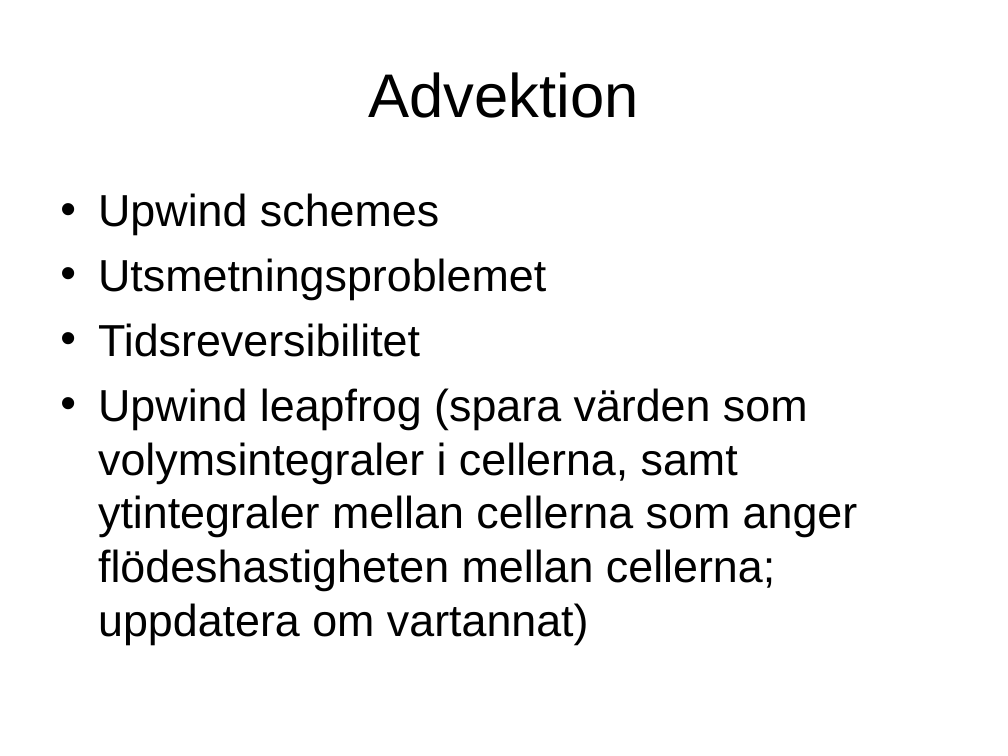
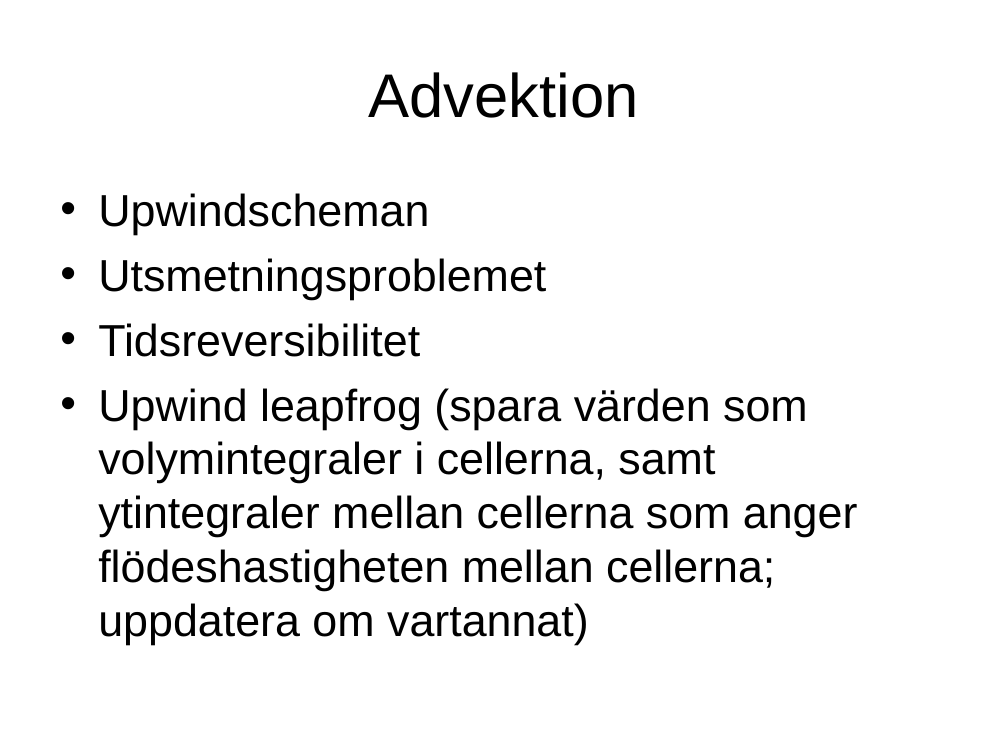
Before and after one commit to krikru/master_thesis, a slide deck: slide 14 of Document/Arbete.ppt. Drawn at 1008x756 pixels with LibreOffice and Linux fonts; fonts in the diff are those of the drawing. Boxes give left, top, right and bottom in pixels: in the first picture for what was removed or moved away, otherwise in the second. Text is boxed around its words. In the diff, an @@ line names an element or a change of style, - is before the commit and + after.

```diff
--- a/Document/Arbete.ppt
+++ b/Document/Arbete.ppt
@@ text at <box>98,193,429,235</box>: text changed @@
-• Upwind schemes
+• Upwindscheman
@@ text at <box>98,388,858,645</box>: text changed @@
-• Upwind leapfrog (spara värden som volymsintegraler i cellerna, samt ytintegraler mellan cellerna som anger flödeshastigheten mellan cellerna; uppdatera om vartannat)
+• Upwind leapfrog (spara värden som volymintegraler i cellerna, samt ytintegraler mellan cellerna som anger flödeshastigheten mellan cellerna; uppdatera om vartannat)
```
Also in this commit, not shown: 3 other slides changed, 3 slides added, 11 other files.
